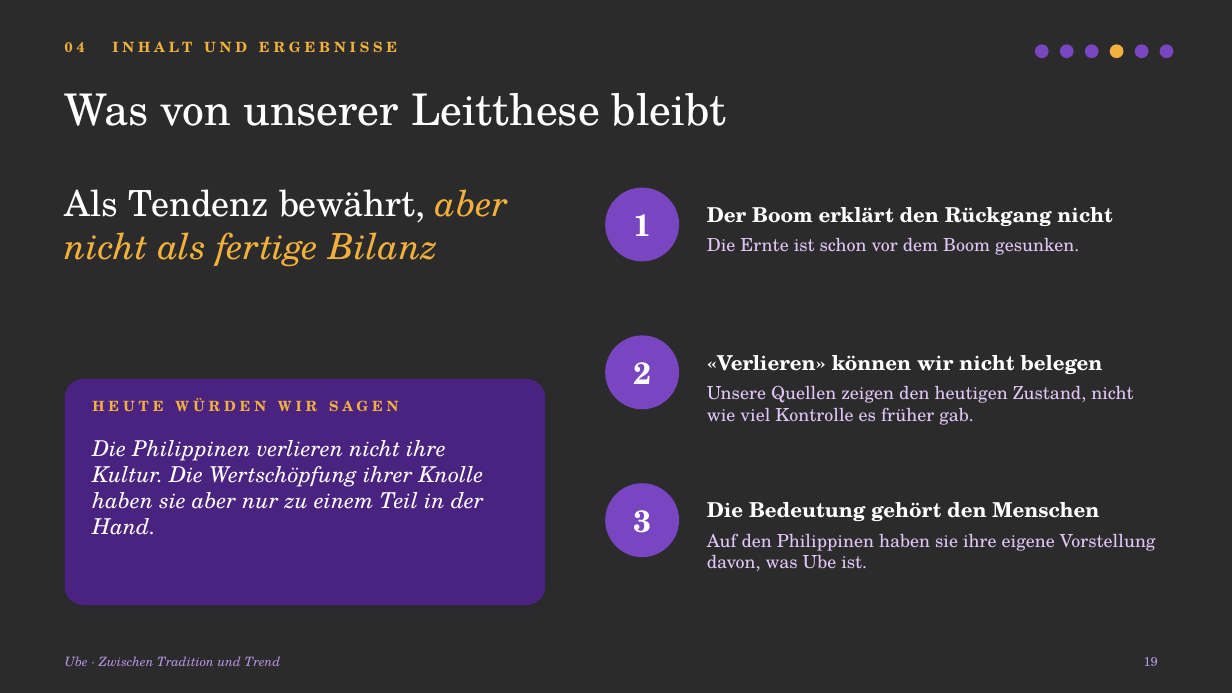
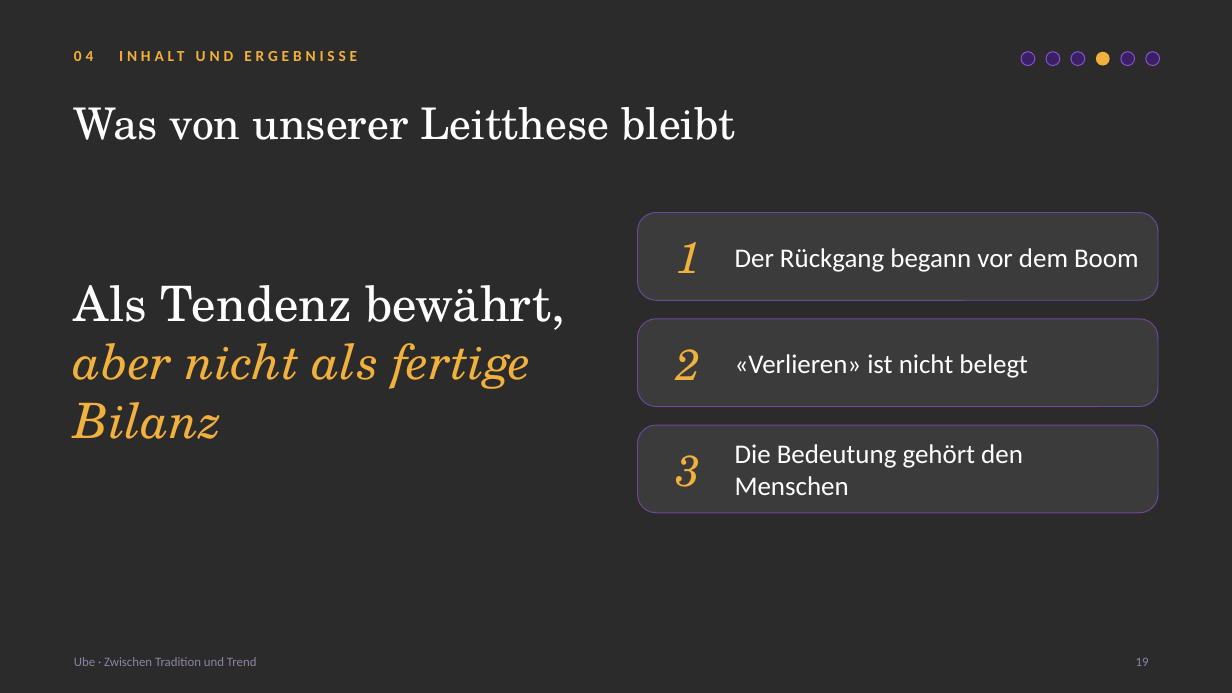
Before and after one commit to aezripeglow-collab/Ube-Sachbuch-Maturaarbeit, a slide deck: slide 19 of Ube Sachbuch Maturaarbeit/08 Präsentation/Ube_Maturapraesentation.pptx. Drawn at 1232x693 pixels with LibreOffice and Linux fonts; fonts in the diff are those of the drawing; background and template pictures are left out; a plain dark background stands for a picture behind light text. Boxes give left, top, right and bottom in pixels: in the first picture for what was removed or moved away, otherwise in the second. Text is boxed around its words. In the diff, an @@ line names an element or a change of style, - is before the commit and + after.

```diff
--- a/Ube Sachbuch Maturaarbeit/08 Präsentation/Ube_Maturapraesentation.pptx
+++ b/Ube Sachbuch Maturaarbeit/08 Präsentation/Ube_Maturapraesentation.pptx
@@ text "04 INHALT UND ERGEBNISSE": place and size @@
-text "04 INHALT UND ERGEBNISSE" at box(65, 41, 397, 52)
+text "04 INHALT UND ERGEBNISSE" at box(74, 51, 93, 61)
@@ text "04 INHALT UND ERGEBNISSE" at box(74, 51, 93, 61): size 11 to 12 pt, font TeX Gyre Schola to Calibri @@
@@ 6 ellipses: place and size @@
-6 ellipses at box(1035, 44, 1174, 58)
+6 ellipses at box(1021, 52, 1160, 66)
@@ fill #7A45C0 to #3A1F66; outline none to #8A55D4 0.75 pt in 5 elements at box(1021, 52, 1035, 66), box(1121, 52, 1135, 66), box(1146, 52, 1160, 66), box(1046, 52, 1060, 66), box(1071, 52, 1085, 66) @@
@@ title "Was von unserer Leitthese bleibt": place and size @@
-title "Was von unserer Leitthese bleibt" at box(65, 93, 727, 126)
+title "Was von unserer Leitthese bleibt" at box(74, 107, 736, 140)
@@ ellipse removed at box(605, 188, 679, 262) @@
@@ text removed at box(707, 207, 1112, 226) @@
-Der Boom erklärt den Rückgang nicht
@@ text "Als Tendenz bewährt," at box(74, 285, 565, 439): vertical alignment top to middle @@
@@ rounded rectangle: place and size @@
-rounded rectangle at box(65, 379, 545, 605)
+rounded rectangle at box(638, 213, 1158, 300)
@@ rounded rectangle at box(638, 213, 1158, 300): fill #4A2380 to #FFFFFF at 8% opacity; outline none to #6B4A9C 0.75 pt; shadow off; proportions changed @@
@@ text "1": place and size @@
-text "1" at box(633, 214, 651, 236)
+text "1" at box(676, 242, 700, 273)
@@ text "Der Rückgang begann vor dem ..." at box(735, 248, 1139, 272): vertical alignment top to middle @@
@@ text at box(735, 248, 1139, 272): text changed; size 14 to 21 pt; font TeX Gyre Schola to Calibri; text colour #E2C6F7 to #FFFFFF @@
-Die Ernte ist schon vor dem Boom gesunken.
+Der Rückgang begann vor dem Boom
@@ text at box(74, 285, 565, 439): text changed; size 28 to 38 pt @@
-Als Tendenz bewährt, aber nicht als fertige Bilanz
+Als Tendenz bewährt,
+aber nicht als fertige Bilanz
@@ rounded rectangle added at box(638, 319, 1158, 407), fill #FFFFFF at 8% opacity, outline #6B4A9C 0.75 pt @@
@@ text "2": place and size @@
-text "2" at box(633, 362, 651, 384)
+text "2" at box(676, 349, 700, 380)
@@ text "«Verlieren» ist nicht belegt" at box(735, 354, 1027, 378): vertical alignment bottom to middle @@
@@ ellipse removed at box(605, 335, 679, 409) @@
@@ text at box(735, 354, 1027, 378): text changed; size 16 to 21 pt; font TeX Gyre Schola to Calibri; bold off @@
-«Verlieren» können wir nicht belegen
+«Verlieren» ist nicht belegt
@@ text removed at box(707, 385, 1133, 425) @@
-Unsere Quellen zeigen den heutigen Zustand, nicht wie viel Kontrolle es früher gab.
@@ text removed at box(92, 398, 398, 411) @@
-HEUTE WÜRDEN WIR SAGEN
@@ text removed at box(92, 440, 484, 535) @@
-Die Philippinen verlieren nicht ihre Kultur. Die Wertschöpfung ihrer Knolle haben sie aber nur zu einem Teil in der Hand.
@@ rounded rectangle added at box(638, 425, 1158, 513), fill #FFFFFF at 8% opacity, outline #6B4A9C 0.75 pt @@
@@ size 24 to 34 pt, text colour #FFFFFF to #F2B03D, bold off, italic on in 3 elements at box(676, 349, 700, 380), box(676, 242, 700, 273), box(676, 455, 700, 487) @@
@@ text "3": place and size @@
-text "3" at box(633, 510, 651, 533)
+text "3" at box(676, 455, 700, 487)
@@ text "Die Bedeutung gehört den Menschen": place and size @@
-text "Die Bedeutung gehört den Menschen" at box(707, 502, 1099, 521)
+text "Die Bedeutung gehört den Menschen" at box(735, 444, 1023, 495)
@@ text "Die Bedeutung gehört den Menschen" at box(735, 444, 1023, 495): size 16 to 21 pt, font TeX Gyre Schola to Calibri, bold off; vertical alignment bottom to middle @@
@@ ellipse removed at box(605, 483, 679, 557) @@
@@ text removed at box(707, 533, 1156, 571) @@
-Auf den Philippinen haben sie ihre eigene Vorstellung davon, was Ube ist.
@@ text "Ube · Zwischen Tradition und ...": place and size @@
-text "Ube · Zwischen Tradition und ..." at box(65, 656, 281, 666)
+text "Ube · Zwischen Tradition und ..." at box(74, 657, 257, 666)
@@ text "Ube · Zwischen Tradition und ..." at box(74, 657, 257, 666): font TeX Gyre Schola to Calibri, text colour #B894E6 to #8E84A3, italic off @@
@@ page number: place and size @@
-page number at box(1144, 657, 1158, 666)
+page number at box(1136, 658, 1149, 666)
@@ page number at box(1136, 658, 1149, 666): font TeX Gyre Schola to Calibri, text colour #B894E6 to #8E84A3 @@
```
Also in this commit, not shown: 23 other slides changed, 1 slide added, 1 slide removed, 3 other files.
